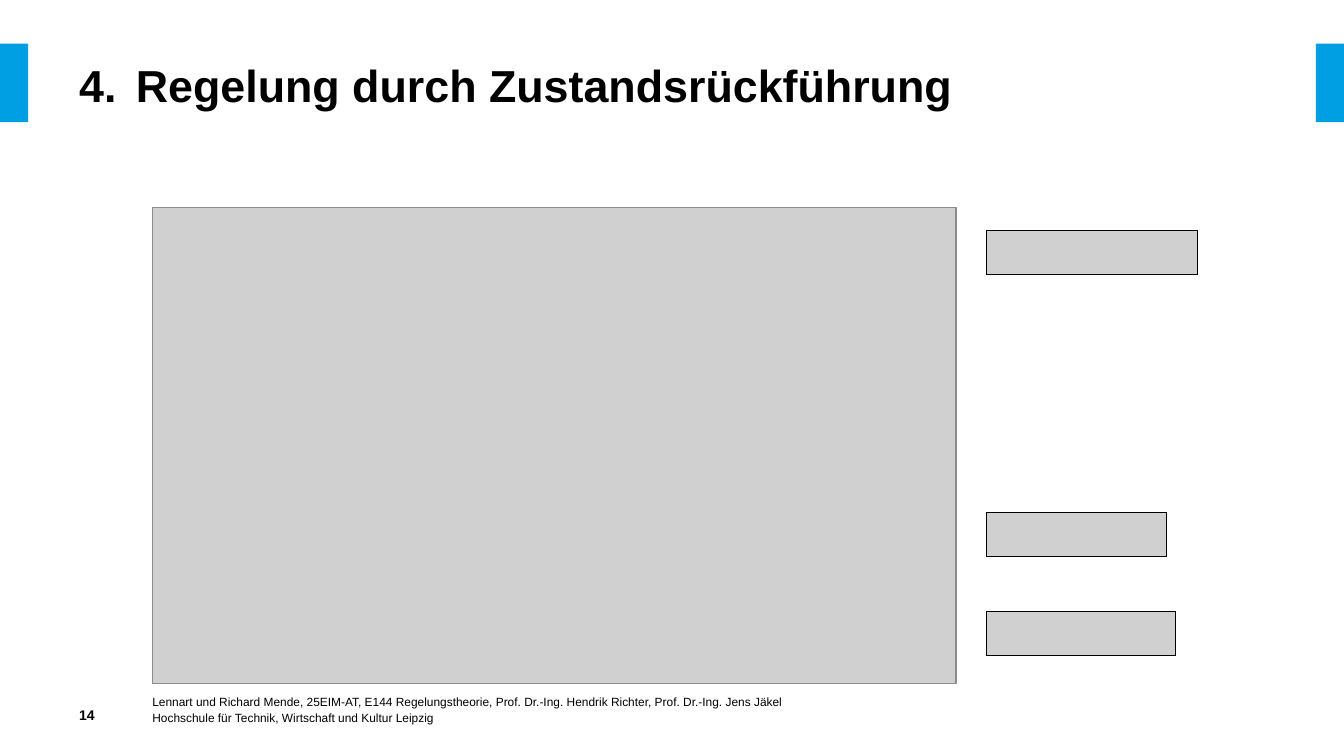
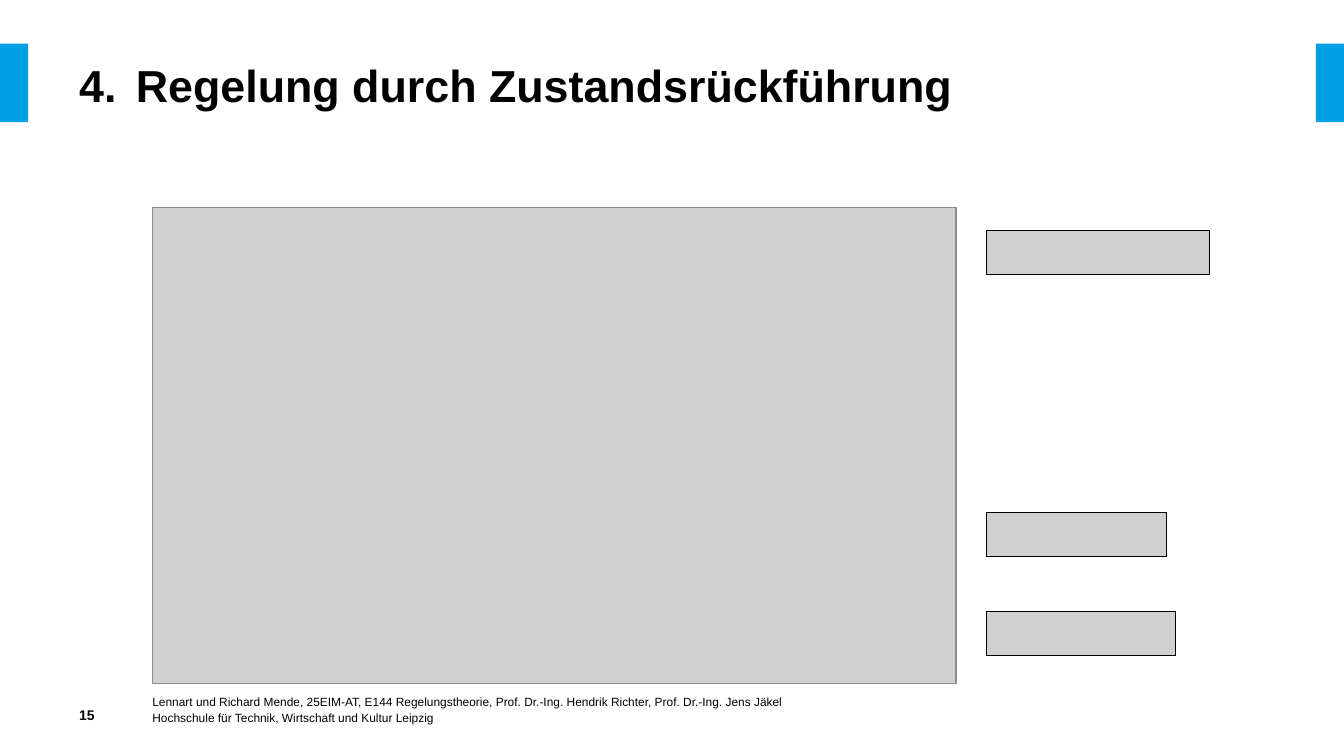
Before and after one commit to LennartMende/ColpittsOscillator, a slide deck: slide 15 of Präsentationen/Abschlusspräsentation.pptx (slide 14 before the commit). Drawn at 1344x756 pixels with LibreOffice and Linux fonts; fonts in the diff are those of the drawing; grey boxes stand for pictures; background and template pictures are left out. Boxes give left, top, right and bottom in pixels: in the first picture for what was removed or moved away, otherwise in the second. Text is boxed around its words. In the diff, an @@ line names an element or a change of style, - is before the commit and + after.

```diff
--- a/Präsentationen/Abschlusspräsentation.pptx
+++ b/Präsentationen/Abschlusspräsentation.pptx
@@ picture: place and size @@
-picture at (986,230,1197,274)
+picture at (986,230,1210,274)
@@ page number at (79,710,95,720): text changed @@
-14
+15
```
Also in this commit, not shown: 6 other slides changed, 1 other file.
